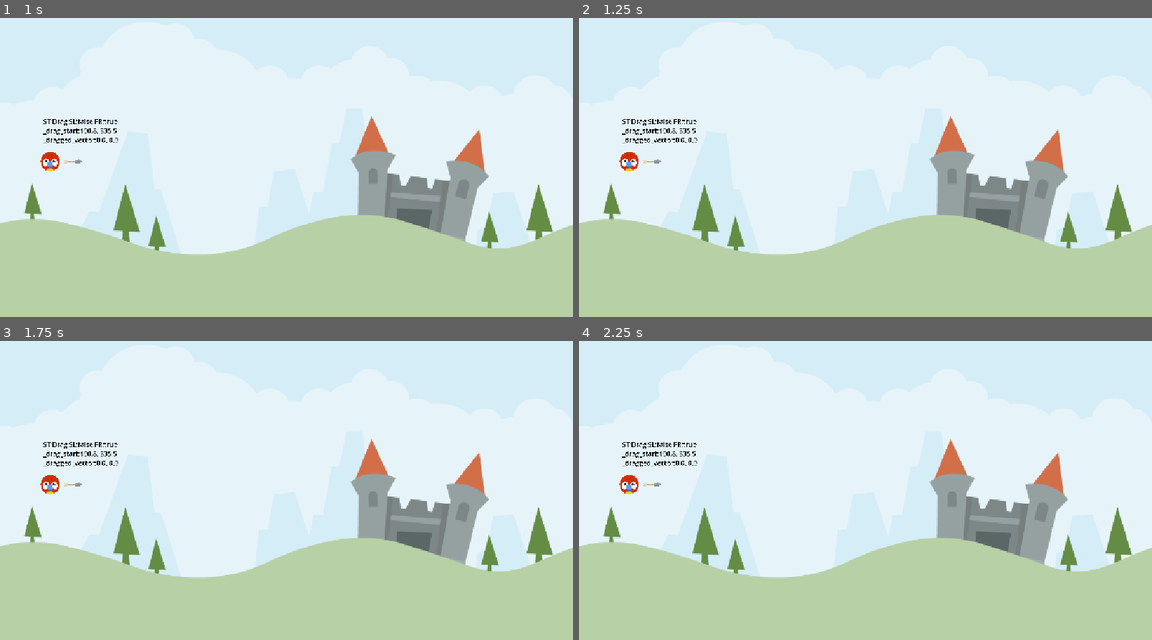
Above: before the commit, frames 1-4 (two rows, left to right).
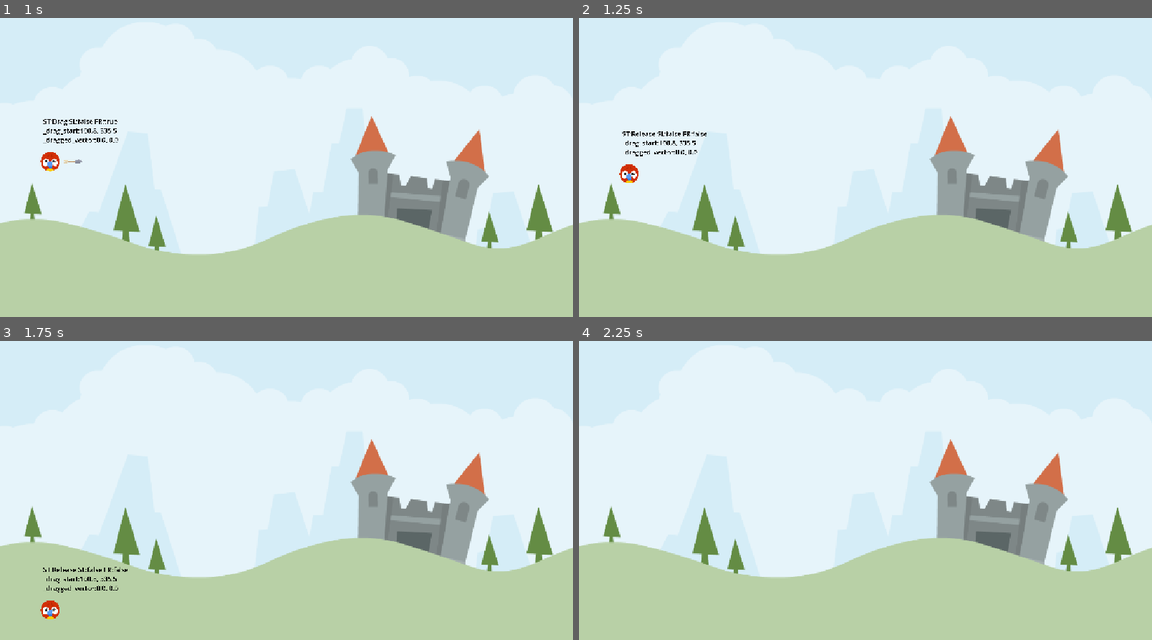
Above: after the commit, the same moments.

Repository: KarmaIsHere/AngryAnimals
Game: Godot game, scene res://Scenes/LevelBase/LevelBase.tscn
The game is run twice, just before and just after one commit, with the same random seed, the same clock (stepped at 60 frames per second) and the same inputs.
Inputs (mouse positions are in pixels of both pictures, inside the frame that each line leads up to):
- Up to frame 1 (1 s): tap Enter at 0.5 s; drag from (51, 161) to (343, 83) at 0.52 s
- Up to frame 2 (1.25 s): no input
- Up to frame 3 (1.75 s): drag from (171, 493) to (257, 544) at 1.27 s
- Up to frame 4 (2.25 s): move the mouse to (922, 406) at 2.02 s; press the mouse at (922, 406) at 2.03 s

Frame 1 is identical in both runs. In frame 2, 0.8% of the frame differs, in the area x 7-23%, y 33-56%; in frame 3, 0.9%, in the area x 7-23%, y 33-94%; in frame 4, 0.5%.

Commit message:
Created player movement

Diff:
--- a/Animal.tscn
+++ /dev/null
@@ -1,54 +0,0 @@
-[gd_scene load_steps=6 format=3 uid="uid://4vfjfaymt8bu"]
-
-[ext_resource type="Script" uid="uid://bp8hh87tg6ixd" path="res://Animal.gd" id="1_11m2q"]
-[ext_resource type="Texture2D" uid="uid://dplfqy5csqafm" path="res://assets/player/parrot.png" id="2_p0irm"]
-[ext_resource type="Texture2D" uid="uid://ld1ucjqkwowc" path="res://assets/items/arrow.png" id="3_5uf8i"]
-
-[sub_resource type="PhysicsMaterial" id="PhysicsMaterial_jfdm1"]
-bounce = 0.2
-
-[sub_resource type="CircleShape2D" id="CircleShape2D_psxb0"]
-radius = 19.026299
-
-[node name="Animal" type="RigidBody2D"]
-input_pickable = true
-physics_material_override = SubResource("PhysicsMaterial_jfdm1")
-freeze = true
-contact_monitor = true
-max_contacts_reported = 1
-script = ExtResource("1_11m2q")
-
-[node name="Bird" type="Sprite2D" parent="."]
-scale = Vector2(0.15, 0.15)
-texture = ExtResource("2_p0irm")
-
-[node name="Arrow" type="Sprite2D" parent="."]
-scale = Vector2(0.3, 0.3)
-texture = ExtResource("3_5uf8i")
-offset = Vector2(150, 0)
-
-[node name="CollisionShape2D" type="CollisionShape2D" parent="."]
-shape = SubResource("CircleShape2D_psxb0")
-
-[node name="DebugLabel" type="Label" parent="."]
-offset_left = -14.0
-offset_top = -90.0
-offset_right = 205.0
-offset_bottom = 177.0
-scale = Vector2(0.13704214, 0.13704214)
-theme_override_colors/font_color = Color(0, 0, 0, 1)
-theme_override_font_sizes/font_size = 96
-text = "asdasd"
-
-[node name="KickSound" type="AudioStreamPlayer2D" parent="."]
-
-[node name="StrechSound" type="AudioStreamPlayer2D" parent="."]
-
-[node name="LaunchSound" type="AudioStreamPlayer2D" parent="."]
-
-[node name="VisibleOnScreenNotifier2D" type="VisibleOnScreenNotifier2D" parent="."]
-
-[connection signal="body_entered" from="." to="." method="_on_body_entered"]
-[connection signal="input_event" from="." to="." method="_on_input_event"]
-[connection signal="sleeping_state_changed" from="." to="." method="_on_sleeping_state_changed"]
-[connection signal="screen_exited" from="VisibleOnScreenNotifier2D" to="." method="_on_visible_on_screen_notifier_2d_screen_exited"]
--- a/Animal.gd
+++ b/Scenes/Animal/Animal.gd
@@ -1,11 +1,17 @@
 extends RigidBody2D
 
 enum AnimalState { Ready, Drag, Release }
+
+const DRAG_LIM_MAX: Vector2 = Vector2(0, 60)
+const DRAG_LIM_MIN: Vector2 = Vector2(-60, 0)
+const IMPULSE_MULT: float = 20.0
+const IMPULSE_MAX: float =  1200.0
 
 @onready var arrow: Sprite2D = $Arrow
 @onready var debug_label: Label = $DebugLabel
 @onready var kick_sound: AudioStreamPlayer2D = $KickSound
 @onready var launch_sound: AudioStreamPlayer2D = $LaunchSound
+@onready var strech_sound: AudioStreamPlayer2D = $StrechSound
 
 var _state: AnimalState = AnimalState.Ready
 var _start: Vector2 = Vector2.ZERO
@@ -13,7 +19,11 @@
 var _dragged_vector: Vector2 = Vector2.ZERO
 var _arrow_scale_x: float = 0.0
 
-# Called when the node enters the scene tree for the first time.
+func _unhandled_input(event: InputEvent) -> void:
+	if _state == AnimalState.Drag and event.is_action_released("drag"):
+		change_state(AnimalState.Release)
+		call_deferred("change_state", AnimalState.Release)
+
 func _ready() -> void:
 	setup()
 
@@ -25,6 +35,7 @@
 
 
 func _physics_process(_delta: float) -> void:
+	update_state()
 	update_debug_label()
 
 #region misc
@@ -41,13 +52,50 @@
 
 #region drag
 
+func update_arrow_scale() -> void:
+	var imp_len: float = calculate_impulse().length()
+	var perc: float = clamp(imp_len / IMPULSE_MAX, 0.0, 1.0)
+	arrow.scale.x = lerp(_arrow_scale_x, _arrow_scale_x * 2, perc)
+	arrow.rotation = (_start - position).angle()
+
 func start_dragging() -> void:
 	arrow.show()
 	_drag_start = get_global_mouse_position()
 
+
+func handle_dragging() -> void:
+	var new_drag_vector: Vector2 = get_global_mouse_position() - _drag_start
+
+	new_drag_vector = new_drag_vector.clamp(DRAG_LIM_MIN, DRAG_LIM_MAX)
+	var diff: Vector2 = new_drag_vector - _dragged_vector
+
+	if diff.length() > 0 and strech_sound.playing == false:
+		strech_sound.play()
+	_dragged_vector = new_drag_vector
+	position = _start + _dragged_vector
+	update_arrow_scale()
+#endregion
+
+#region release
+
+
+func calculate_impulse() -> Vector2:
+	return _dragged_vector * -IMPULSE_MULT
+
+func start_release() -> void:
+	arrow.hide()
+	launch_sound.play()
+	freeze = false
+	apply_central_impulse(calculate_impulse())
+
 #endregion
 
 #region state
+
+func update_state() -> void:
+	match _state:
+		AnimalState.Drag:
+			handle_dragging()
 
 func change_state(new_state: AnimalState) -> void:
 	if _state == new_state:
@@ -58,6 +106,8 @@
 	match _state:
 		AnimalState.Drag:
 			start_dragging()
+		AnimalState.Release:
+			start_release()
 
 
 #endregion
--- a/Scenes/Animal/Animal.tscn
+++ b/Scenes/Animal/Animal.tscn
@@ -1,8 +1,11 @@
-[gd_scene load_steps=6 format=3 uid="uid://cl8nj0evrngjw"]
+[gd_scene load_steps=9 format=3 uid="uid://4vfjfaymt8bu"]
 
-[ext_resource type="Script" uid="uid://bp8hh87tg6ixd" path="res://Animal.gd" id="1_3f26c"]
-[ext_resource type="Texture2D" uid="uid://dplfqy5csqafm" path="res://assets/player/parrot.png" id="2_qevvk"]
-[ext_resource type="Texture2D" uid="uid://ld1ucjqkwowc" path="res://assets/items/arrow.png" id="3_l8iso"]
+[ext_resource type="Script" uid="uid://bp8hh87tg6ixd" path="res://Scenes/Animal/Animal.gd" id="1_11m2q"]
+[ext_resource type="Texture2D" uid="uid://dplfqy5csqafm" path="res://assets/player/parrot.png" id="2_p0irm"]
+[ext_resource type="Texture2D" uid="uid://ld1ucjqkwowc" path="res://assets/items/arrow.png" id="3_5uf8i"]
+[ext_resource type="AudioStream" uid="uid://bmu243wuhmcrh" path="res://assets/audio/kick_wood.ogg" id="4_xcrs8"]
+[ext_resource type="AudioStream" uid="uid://b5f5seu34mi1f" path="res://assets/audio/stretch2.ogg" id="5_wk8kx"]
+[ext_resource type="AudioStream" uid="uid://bx43ahcn8xrer" path="res://assets/audio/catapult.ogg" id="6_s0c6q"]
 
 [sub_resource type="PhysicsMaterial" id="PhysicsMaterial_jfdm1"]
 bounce = 0.2
@@ -16,34 +19,42 @@
 freeze = true
 contact_monitor = true
 max_contacts_reported = 1
-script = ExtResource("1_3f26c")
+script = ExtResource("1_11m2q")
 
 [node name="Bird" type="Sprite2D" parent="."]
 scale = Vector2(0.15, 0.15)
-texture = ExtResource("2_qevvk")
+texture = ExtResource("2_p0irm")
+
+[node name="Arrow" type="Sprite2D" parent="."]
+scale = Vector2(0.3, 0.3)
+texture = ExtResource("3_5uf8i")
+offset = Vector2(150, 0)
 
 [node name="CollisionShape2D" type="CollisionShape2D" parent="."]
 shape = SubResource("CircleShape2D_psxb0")
 
-[node name="Arrow" type="Sprite2D" parent="."]
-scale = Vector2(0.3, 0.3)
-texture = ExtResource("3_l8iso")
-offset = Vector2(150, 0)
-
 [node name="DebugLabel" type="Label" parent="."]
-offset_left = -16.0
-offset_top = -64.0
-offset_right = 203.0
-offset_bottom = 203.0
+offset_left = -14.0
+offset_top = -90.0
+offset_right = 205.0
+offset_bottom = 177.0
 scale = Vector2(0.13704214, 0.13704214)
+theme_override_colors/font_color = Color(0, 0, 0, 1)
 theme_override_font_sizes/font_size = 96
-text = "0000
-0000"
+text = "asdasd"
 
 [node name="KickSound" type="AudioStreamPlayer2D" parent="."]
+stream = ExtResource("4_xcrs8")
 
 [node name="StrechSound" type="AudioStreamPlayer2D" parent="."]
+stream = ExtResource("5_wk8kx")
 
 [node name="LaunchSound" type="AudioStreamPlayer2D" parent="."]
+stream = ExtResource("6_s0c6q")
 
 [node name="VisibleOnScreenNotifier2D" type="VisibleOnScreenNotifier2D" parent="."]
+
+[connection signal="body_entered" from="." to="." method="_on_body_entered"]
+[connection signal="input_event" from="." to="." method="_on_input_event"]
+[connection signal="sleeping_state_changed" from="." to="." method="_on_sleeping_state_changed"]
+[connection signal="screen_exited" from="VisibleOnScreenNotifier2D" to="." method="_on_visible_on_screen_notifier_2d_screen_exited"]
Renamed: Animal.gd.uid -> Scenes/Animal/Animal.gd.uid
